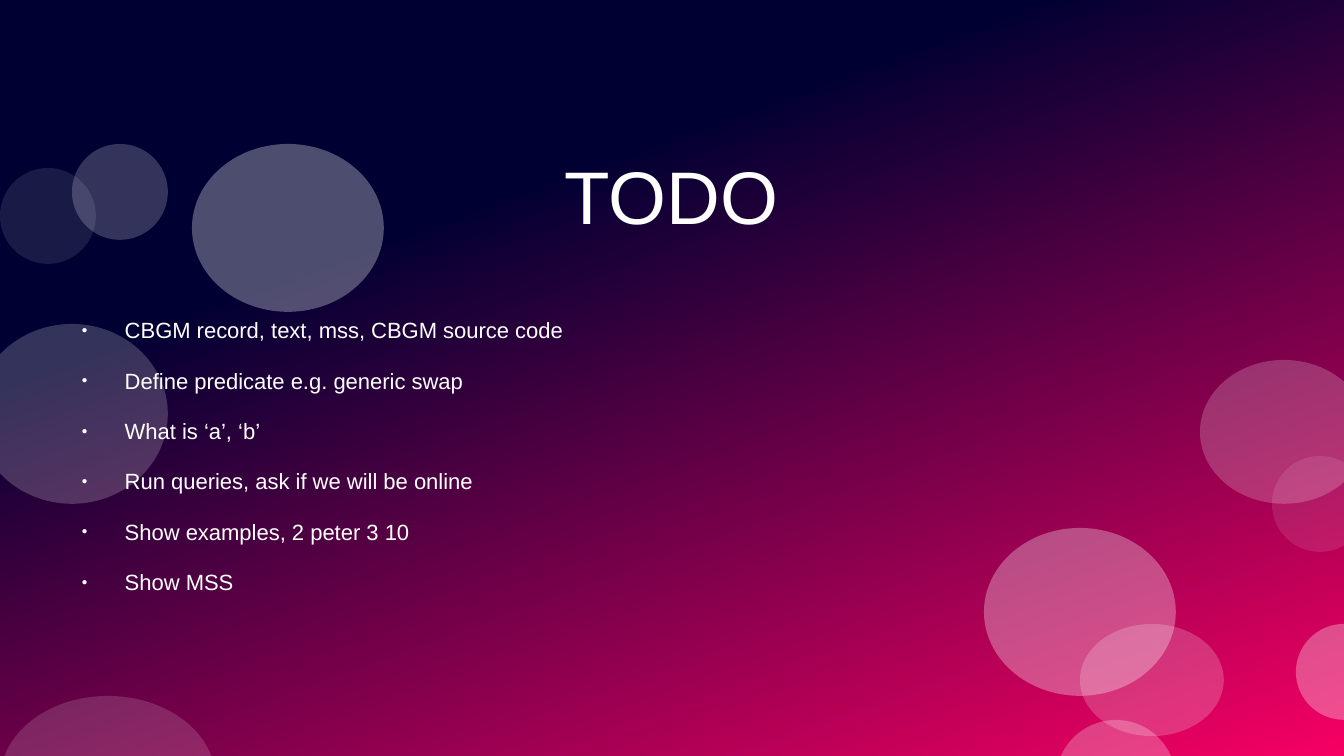
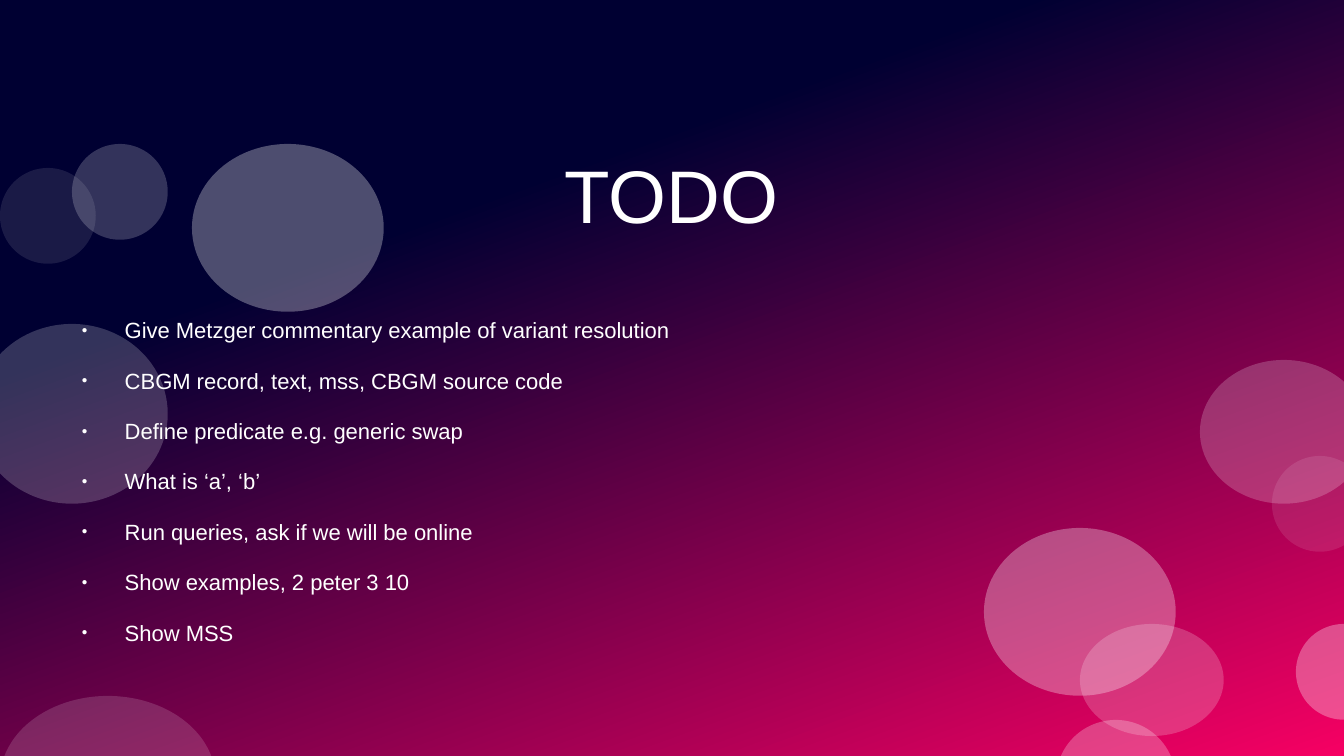
Before and after one commit to stevemac321/Music, a slide deck: slide 21 of LostTransmission.pptx (slide 17 before the commit). Drawn at 1344x756 pixels with LibreOffice and Linux fonts; fonts in the diff are those of the drawing. Boxes give left, top, right and bottom in pixels: in the first picture for what was removed or moved away, otherwise in the second. Text is boxed around its words. In the diff, an @@ line names an element or a change of style, - is before the commit and + after.

```diff
--- a/LostTransmission.pptx
+++ b/LostTransmission.pptx
@@ text at (125, 322, 669, 344): paragraph added @@
+● Give Metzger commentary example of variant resolution
```
Also in this commit, not shown: 4 slides added.
